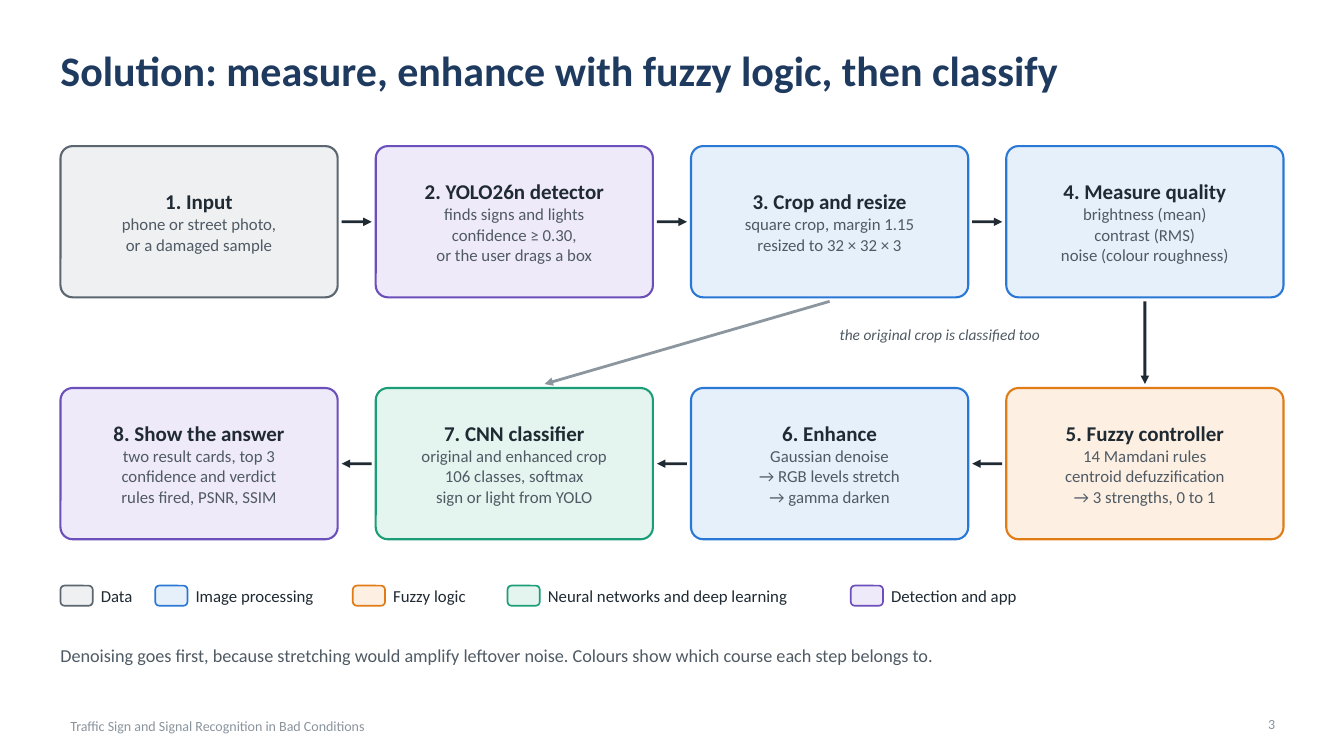
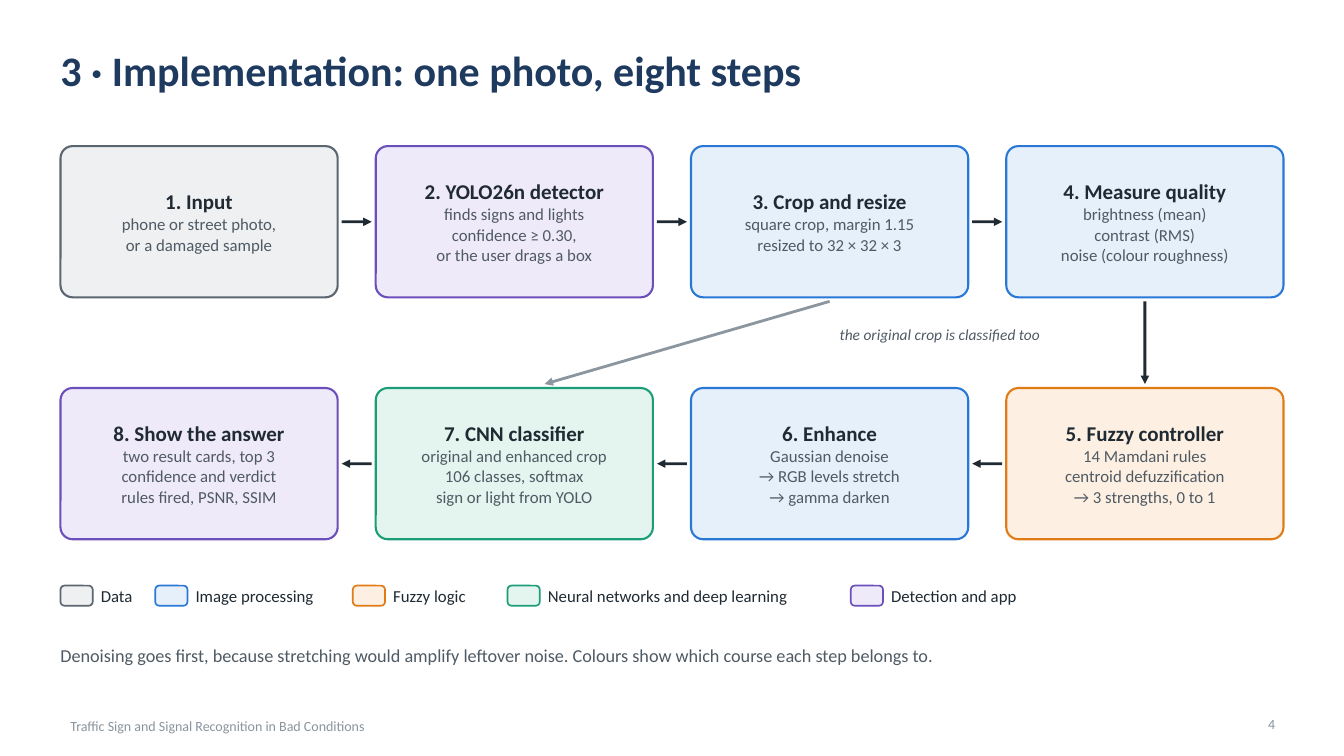
Before and after one commit to shreshav2404-code/Traffic-Sign-and-Signal-Recognition-in-Bad-Conditions, a slide deck: slide 4 of documents/report/Traffic_Sign_Recognition_Presentation.pptx (slide 3 before the commit). Drawn at 1344x756 pixels with LibreOffice and Linux fonts; fonts in the diff are those of the drawing. Boxes give left, top, right and bottom in pixels: in the first picture for what was removed or moved away, otherwise in the second. Text is boxed around its words. In the diff, an @@ line names an element or a change of style, - is before the commit and + after.

```diff
--- a/documents/report/Traffic_Sign_Recognition_Presentation.pptx
+++ b/documents/report/Traffic_Sign_Recognition_Presentation.pptx
@@ title at box(60, 56, 801, 93): text changed @@
-Solution: measure, enhance with fuzzy logic, then classify
+3 · Implementation: one photo, eight steps
@@ page number at box(1268, 720, 1275, 729): text changed @@
-3
+4
```
Also in this commit, not shown: 5 other slides changed, 1 slide added, 1 slide removed, 5 other files.
